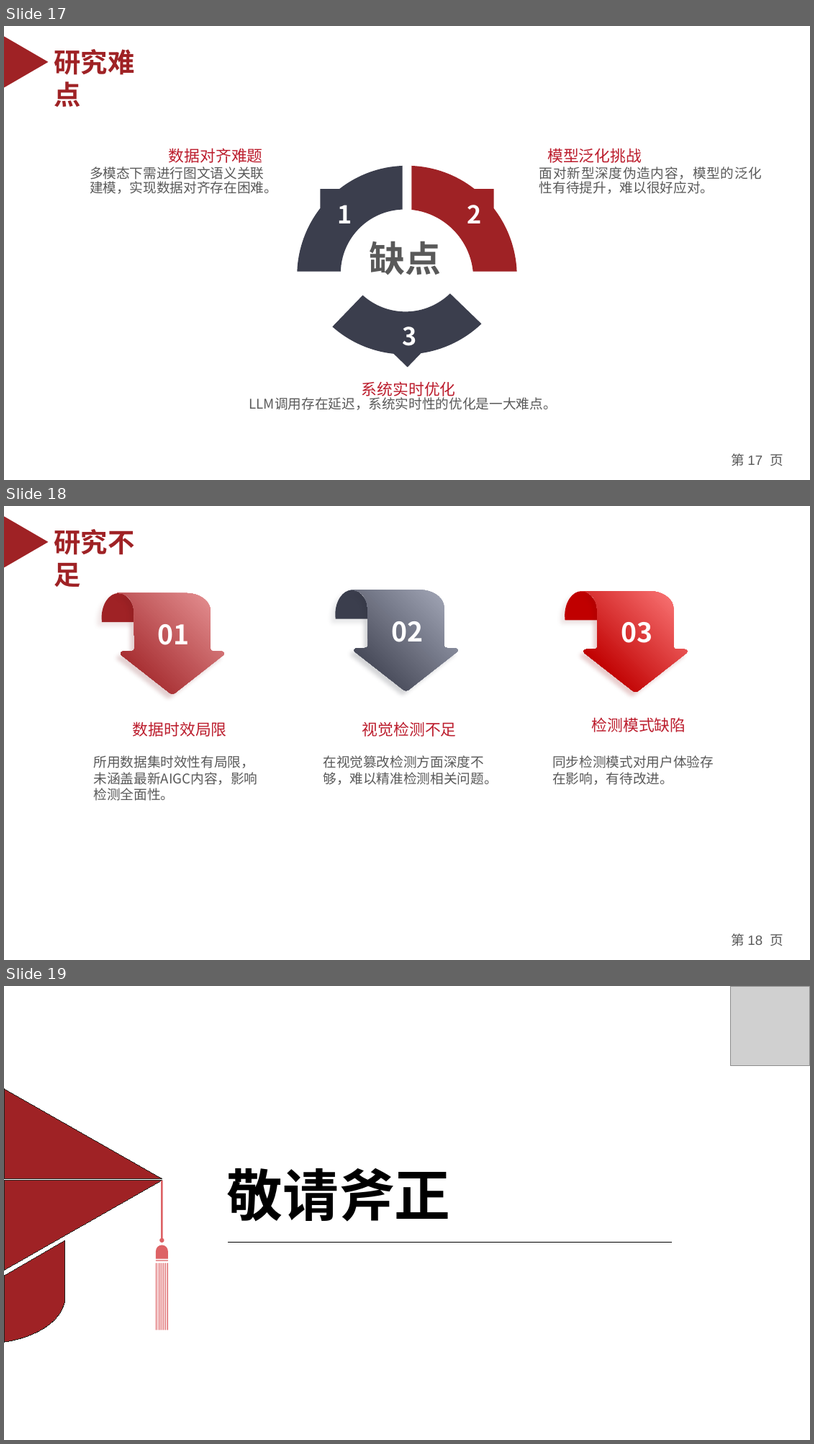
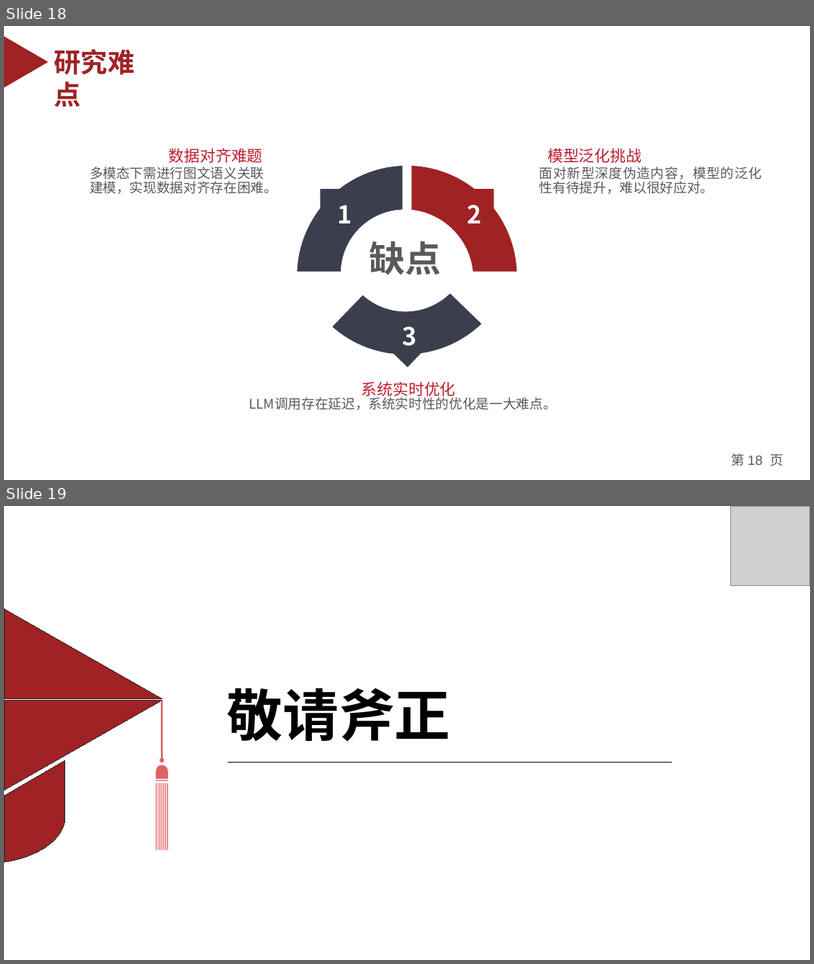
Before and after one commit to LinChiQ/MM-DFD, a slide deck: papers/202110415104 蒋学琛 基于多模态深度学习的社交媒体虚假新闻检测.docx.pptx. Shown one above the other, each under a label of ours: slides 17, 18 and 19 before the commit, slides 18 and 19 after it. The pictures are 814x1444 and 814x964 pixels, drawn with LibreOffice and Linux fonts; fonts in the diff are those of the drawing; grey boxes stand for pictures. Boxes give left, top, right and bottom in pixels: in the first picture for what was removed or moved away, otherwise in the second. Text is boxed around its words. In the diff, an @@ line names an element or a change of style, - is before the commit and + after.

```diff
--- a/papers/202110415104 蒋学琛 基于多模态深度学习的社交媒体虚假新闻检测.docx.pptx
+++ b/papers/202110415104 蒋学琛 基于多模态深度学习的社交媒体虚假新闻检测.docx.pptx
@@ slide 18 removed at [4, 506, 810, 960], background #FFFFFF; not listed: 1 template element that a slide beside it also shows @@
@@ triangle removed at [5, 516, 49, 568] @@
@@ text removed at [54, 529, 134, 587] @@
-研究不足
@@ freeform shape removed at [335, 590, 369, 619] @@
@@ freeform shape removed at [351, 590, 458, 690] @@
-02
@@ freeform shape removed at [566, 592, 599, 620] @@
@@ freeform shape removed at [581, 591, 688, 692] @@
-03
@@ freeform shape removed at [102, 593, 136, 622] @@
@@ freeform shape removed at [117, 593, 224, 694] @@
-01
@@ text removed at [133, 721, 227, 736] @@
-数据时效局限
@@ text removed at [363, 721, 457, 736] @@
-视觉检测不足
@@ text removed at [592, 717, 687, 732] @@
-检测模式缺陷
@@ text removed at [93, 755, 257, 800] @@
-所用数据集时效性有局限，未涵盖最新AIGC内容，影响检测全面性。
@@ text removed at [323, 755, 497, 785] @@
-在视觉篡改检测方面深度不够，难以精准检测相关问题。
@@ text removed at [553, 755, 714, 785] @@
-同步检测模式对用户体验存在影响，有待改进。
@@ what was slide 17 is now slide 18 @@
@@ page number at [732, 453, 784, 466]: text changed @@
-第 17 页
+第 18 页
```
Also in this commit, not shown: 1 slide changed, 1 slide added, 17 other files.
